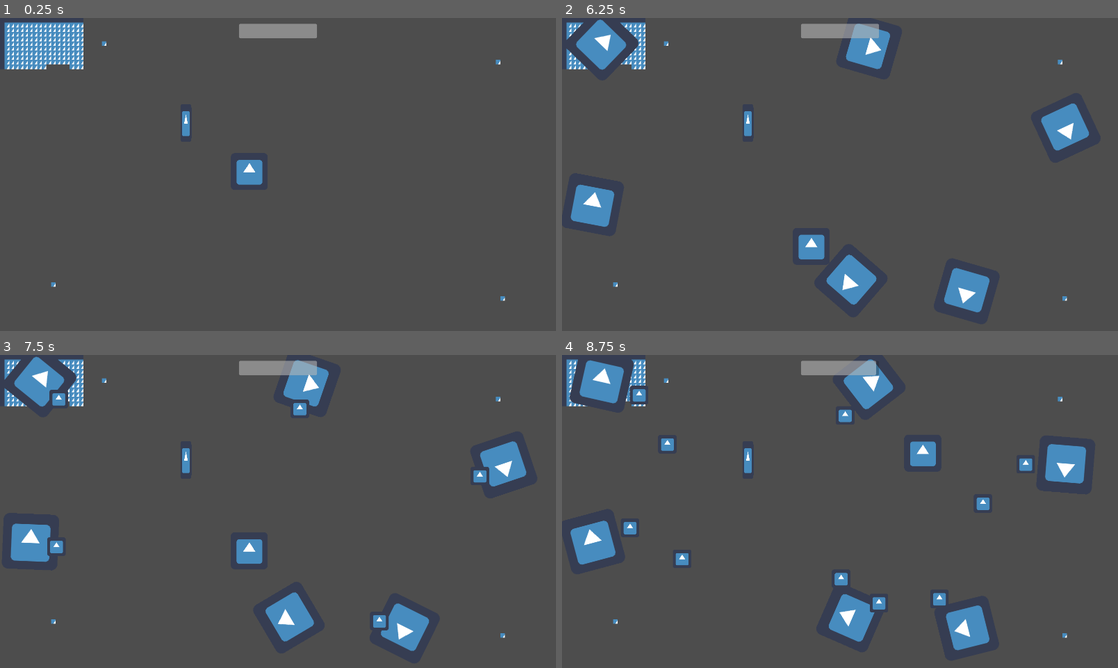
Above: before the commit, frames 1-4 (two rows, left to right).
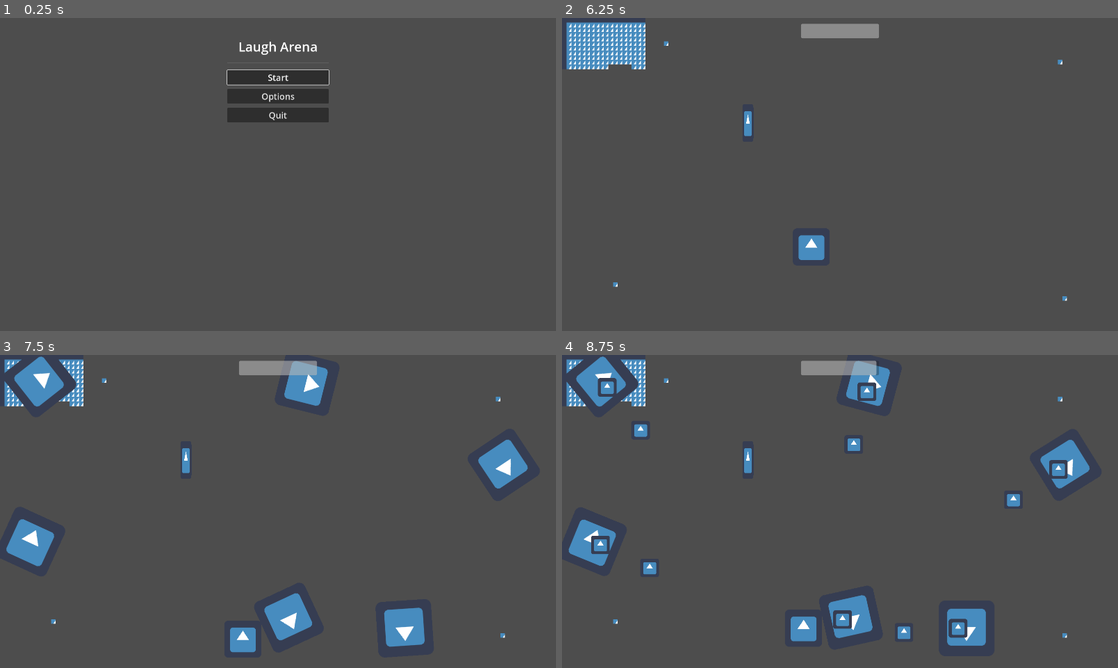
Above: after the commit, the same moments.

Repository: FeniXb3/LaughArena
Game: Godot game, scene res://Scenes/game.tscn
The game is run twice, just before and just after one commit, with the same random seed, the same clock (stepped at 60 frames per second) and the same inputs. The engine's default icon, where the game draws it, is replaced by a stand-in: a white triangle on a blue panel in a dark square.
Inputs (mouse positions are in pixels of both pictures, inside the frame that each line leads up to):
- Up to frame 1 (0.25 s): no input
- Up to frame 2 (6.25 s): click (840, 77) at 0.5 s, where only the run after the commit has a clickable "Start"; tap Enter (ui_accept) at 1.25, 1.52, 2.27, 3.77, 4.52, 5.27 s; move the mouse to (962, 158) at 1.27 s; hold D (move_right) 1.28-2.03 s; tap Keypad 0 (Shoot) every 0.75 s from 1.35 to 5.85 s; click (962, 158) at 1.42 s; move the mouse to (728, 190) at 2.02 s; hold S (move_down) 2.03-2.78 s; move the mouse to (895, 105) at 2.77 s; hold D (move_right) 2.78-3.53 s; move the mouse to (812, 237) at 3.52 s; hold W (move_up) 3.53-4.28 s; click (812, 237) at 3.67 s; move the mouse to (1006, 221) at 4.27 s; hold A (move_left) 4.28-5.78 s; move the mouse to (673, 127) at 5.02 s; move the mouse to (867, 174) at 5.77 s; hold S (move_down) from 5.78 s (still down); click (867, 174) at 5.92 s
- Up to frame 3 (7.5 s): move the mouse to (194, 433) at 6.52 s; release S (move_down) at 6.53 s; hold D (move_right) 6.53-7.28 s; tap Keypad 0 (Shoot) at 6.6, 7.35 s; tap Enter (ui_accept) at 6.77 s; move the mouse to (400, 495) at 7.27 s; hold W (move_up) from 7.28 s (still down)
- Up to frame 4 (8.75 s): tap Enter (ui_accept) at 7.52, 8.27 s; move the mouse to (728, 527) at 8.02 s; release W (move_up) at 8.03 s; hold D (move_right) from 8.03 s (still down); tap Keypad 0 (Shoot) at 8.1 s; click (728, 527) at 8.17 s

The runs differ from the first frame. In frame 1, 6.0% of the frame differs, in the area x 0-91%, y 1-91%; in frame 2, 5.2%; in frame 3, 2.7%; in frame 4, 5.1%.

Commit message:
dodane niszczenie turretów przez odbite pociski

Diff:
--- a/Scenes/game.tscn
+++ b/Scenes/game.tscn
@@ -4,11 +4,10 @@
 [ext_resource type="PackedScene" uid="uid://dq6tvhqcy2aps" path="res://addons/EasyMenus/Scenes/main_menu.tscn" id="2_bhx7d"]
 [ext_resource type="PackedScene" uid="uid://bdthgj4p76fdf" path="res://Scenes/bulletHellMap.tscn" id="3_yo86o"]
 [ext_resource type="PackedScene" uid="uid://rw7gdui8lu3n" path="res://addons/EasyMenus/Scenes/pause_menu.tscn" id="4_2bb1p"]
-[ext_resource type="PackedScene" uid="uid://c1fgxxi01q0n1" path="res://addons/EasyMenus/Scenes/game_over_menu.tscn" id="5_c3d56"]
+[ext_resource type="PackedScene" path="res://addons/EasyMenus/Scenes/game_over_menu.tscn" id="5_c3d56"]
 
 [node name="Game" type="Node2D"]
 script = ExtResource("1_ue7yx")
-ommit_start_menu = true
 level_scene = ExtResource("3_yo86o")
 
 [node name="LevelParent" type="Node" parent="."]
--- a/Scenes/player2.tscn
+++ b/Scenes/player2.tscn
@@ -10,7 +10,7 @@
 size = Vector2(120, 120)
 
 [sub_resource type="RectangleShape2D" id="RectangleShape2D_mkdj7"]
-size = Vector2(200, 200)
+size = Vector2(220, 220)
 
 [node name="player" type="RigidBody2D"]
 collision_mask = 46
--- a/Scripts/bullets.gd
+++ b/Scripts/bullets.gd
@@ -23,6 +23,12 @@
 	queue_free()
 
 func _on_body_entered(body):
-	if body.name == "player":
+	if !body is RigidBody2D:
+		return
+
+	if body.collision_layer == 1:
 		SignalBus.health_decreased.emit(damage)
+	elif body.collision_layer == 4:
+		print(body.name)
+		body.queue_free()
 	queue_free()
